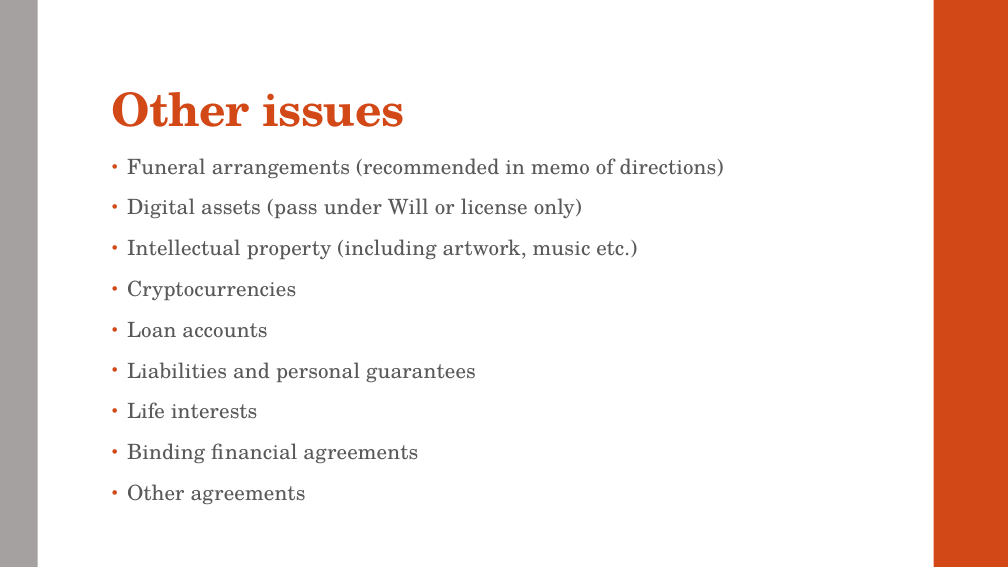
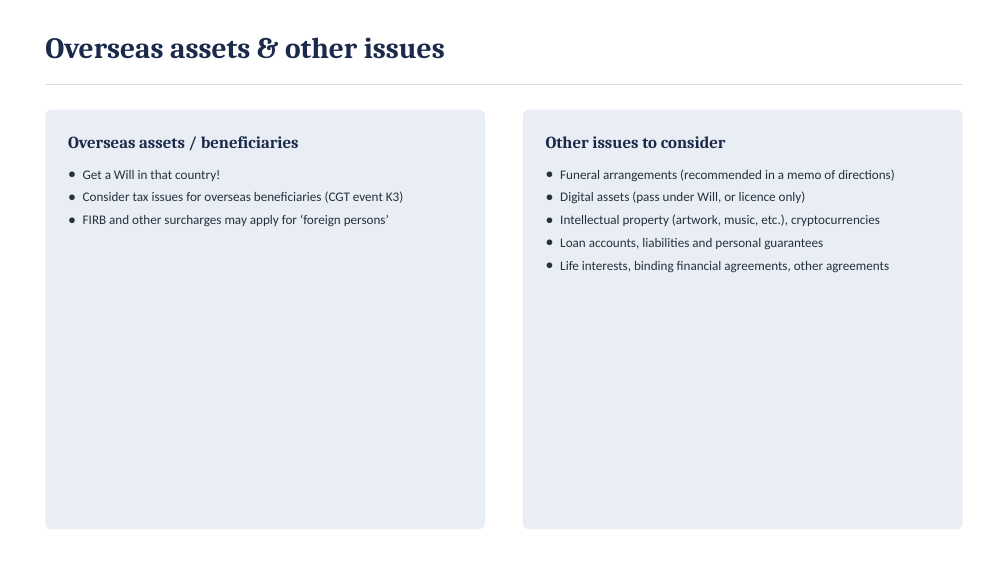
Before and after one commit to dariuschats/dariuschats.github.io, a slide deck: slide 16 of downloadables/other/Estate planning/Estate Planning Meeting Slides.pptx (slide 28 before the commit). Drawn at 1008x567 pixels with LibreOffice and Linux fonts; fonts in the diff are those of the drawing. Boxes give left, top, right and bottom in pixels: in the first picture for what was removed or moved away, otherwise in the second. Text is boxed around its words. In the diff, an @@ line names an element or a change of style, - is before the commit and + after.

```diff
--- a/downloadables/other/Estate planning/Estate Planning Meeting Slides.pptx
+++ b/downloadables/other/Estate planning/Estate Planning Meeting Slides.pptx
@@ rectangle removed at <box>0,0,38,567</box> @@
@@ text "Overseas assets & other issues" at <box>45,37,445,59</box>: vertical alignment bottom to top @@
@@ rectangle removed at <box>934,0,1008,567</box> @@
@@ text at <box>45,37,445,59</box>: text changed; size 44 to 28 pt; font TeX Gyre Schola to Cambria; text colour #D34817 to #1B2A4A @@
-Other issues
+Overseas assets & other issues
@@ line added from (45, 85) to (963, 85), #D7DEEA 1 pt @@
@@ rounded rectangle added at <box>45,110,485,529</box>, fill #E9EDF4 @@
@@ rounded rectangle added at <box>523,110,963,529</box>, fill #E9EDF4 @@
@@ text added at <box>68,136,299,148</box>, 16 pt, text #1B2A4A, bold @@
+Overseas assets / beneficiaries
@@ text added at <box>546,136,726,148</box>, 16 pt, text #1B2A4A, bold @@
+Other issues to consider
@@ text added at <box>83,170,403,227</box>, 12.5 pt, text #26313F @@
+● Get a Will in that country!
+● Consider tax issues for overseas beneficiaries (CGT event K3)
+● FIRB and other surcharges may apply for ‘foreign persons’
@@ text at <box>560,169,895,273</box>: text changed; size 20 to 12.5 pt; font TeX Gyre Schola to Calibri; text colour #595959 to #26313F @@
-• Funeral arrangements (recommended in memo of directions)
-• Digital assets (pass under Will or license only)
-• Intellectual property (including artwork, music etc.)
-• Cryptocurrencies
-• Loan accounts
-• Liabilities and personal guarantees
-• Life interests
-• Binding financial agreements
-• Other agreements
+● Funeral arrangements (recommended in a memo of directions)
+● Digital assets (pass under Will, or licence only)
+● Intellectual property (artwork, music, etc.), cryptocurrencies
+● Loan accounts, liabilities and personal guarantees
+● Life interests, binding financial agreements, other agreements
```
Also in this commit, not shown: 29 other slides changed, 5 slides added, 27 slides removed, 1 other file.
